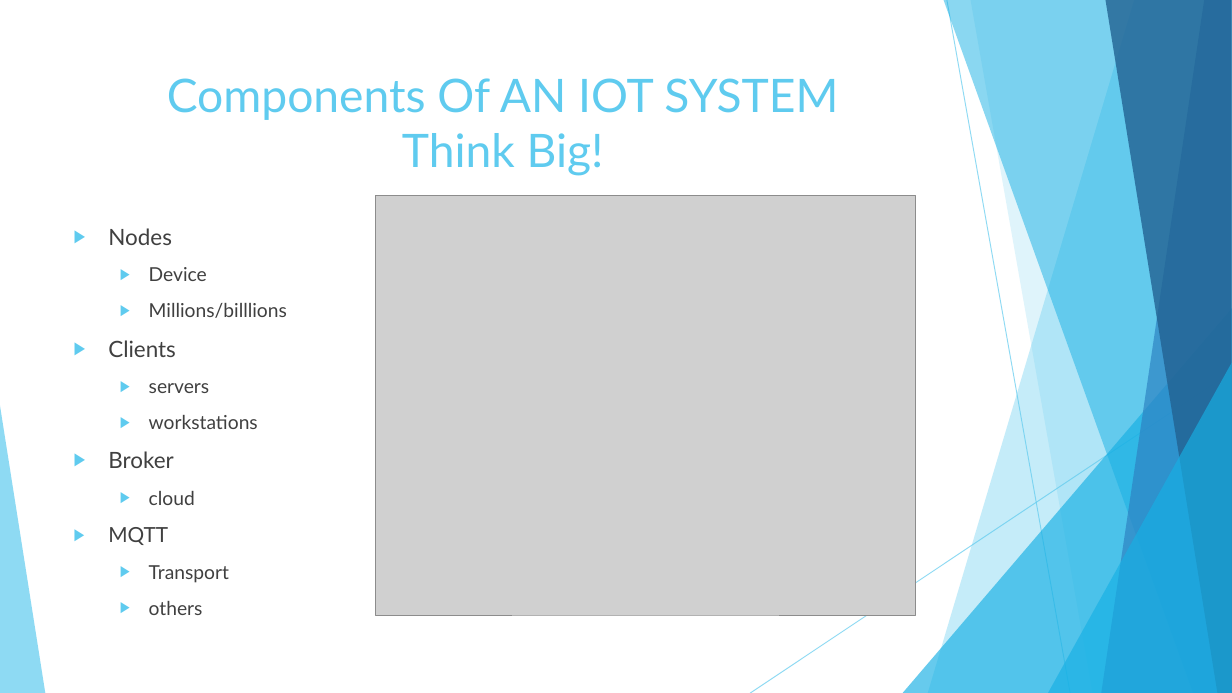
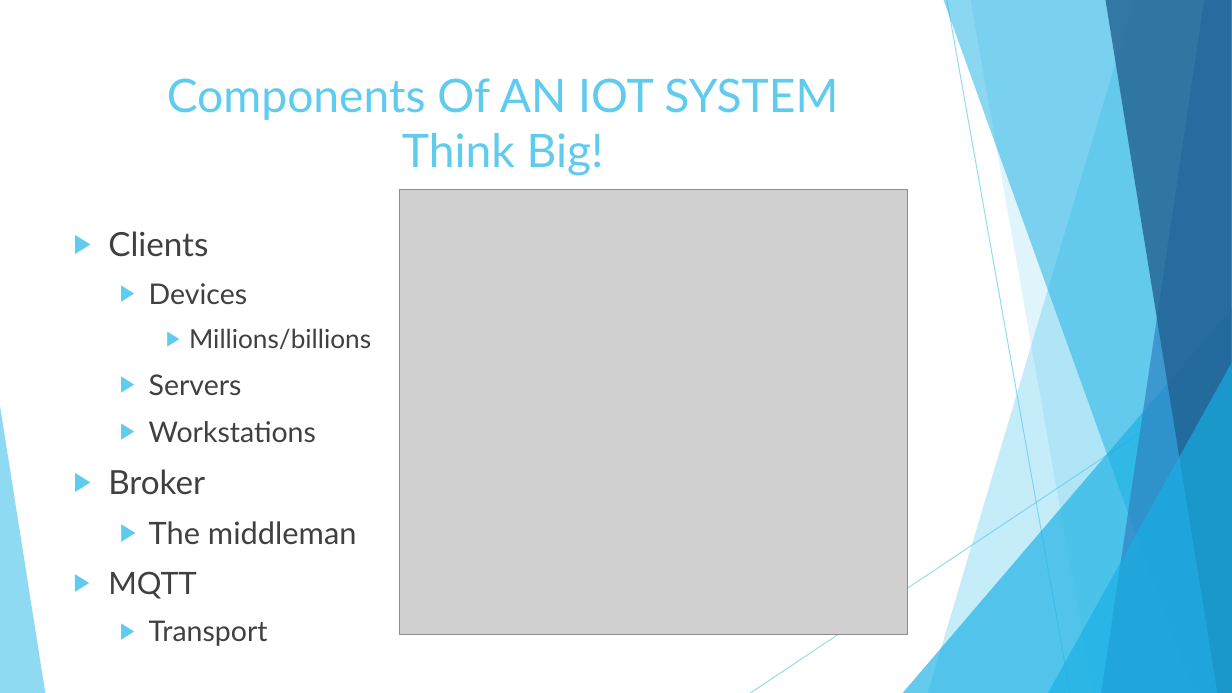
Before and after one commit to dmh2000/iot, a slide deck: slide 3 of IOT.pptx. Drawn at 1232x693 pixels with LibreOffice and Linux fonts; fonts in the diff are those of the drawing; grey boxes stand for pictures. Boxes give left, top, right and bottom in pixels: in the first picture for what was removed or moved away, otherwise in the second. Text is boxed around its words. In the diff, an @@ line names an element or a change of style, - is before the commit and + after.

```diff
--- a/IOT.pptx
+++ b/IOT.pptx
@@ picture: place and size @@
-picture at [375,195,916,616]
+picture at [399,189,908,635]
@@ text at [108,231,371,599]: paragraph removed @@
-  ▶ others
@@ text at [108,228,287,318]: paragraphs removed @@
-▶ Nodes
-  ▶ Device
-  ▶ Millions/billlions
@@ text at [108,231,208,599]: size 17.5 to 25.9 pt in "Clients", "Broker"; size 16.2 to 24.1 pt in "MQTT"; size 15 to 22.2 pt in "Transport" @@
@@ text at [149,283,371,442]: text changed; size 15 to 22.2 pt @@
-  ▶ servers
-  ▶ workstations
+  ▶ Devices
+    ▶ Millions/billions
+  ▶ Servers
+  ▶ Workstations
@@ text at [149,521,357,545]: text changed; size 15 to 24.1 pt @@
-  ▶ cloud
+  ▶ The middleman
```
Also in this commit, not shown: 4 other slides changed, 4 slides added, 1 slide removed.
